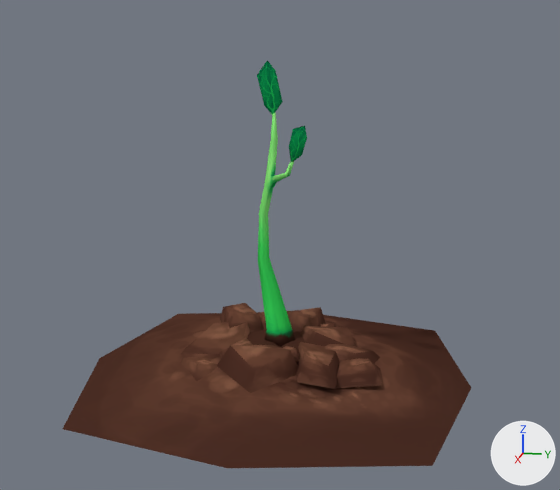
A saved change to the Blender file Assets/KoboldKare/Models/Fruit/SproutSource.blend.
Both versions are drawn from a 50 mm lens placed at (3.55, 0.73, 1.53), pointed at (0.06, 0.04, 0.66). Every picture has the same lights, and +X, +Y and +Z are marked at lower right.

Names of what the first picture shows: 'Dirtplane', 'Sprout'.
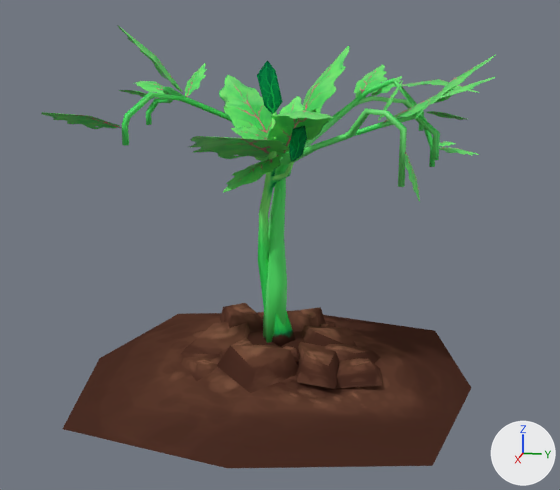
Where the change shows, as pixel boxes (x1, y1, x2, y2) in the pictures (560 x 490 px):
```json
{"object": "EggplantLeaves", "change": "shown", "after": [41, 25, 495, 202], "on screen": "green"}
{"object": "EggplantPlant", "change": "shown", "after": [122, 78, 440, 343], "on screen": "green"}
```

Edits to the scene script, one JSON object a line:
```json
{"op": "remove", "block": "ob_eggplantplant", "code": "ob_eggplantplant.hide_set(True)"}
{"op": "remove", "block": "ob_eggplantleaves", "code": "ob_eggplantleaves.hide_set(True)"}
```
